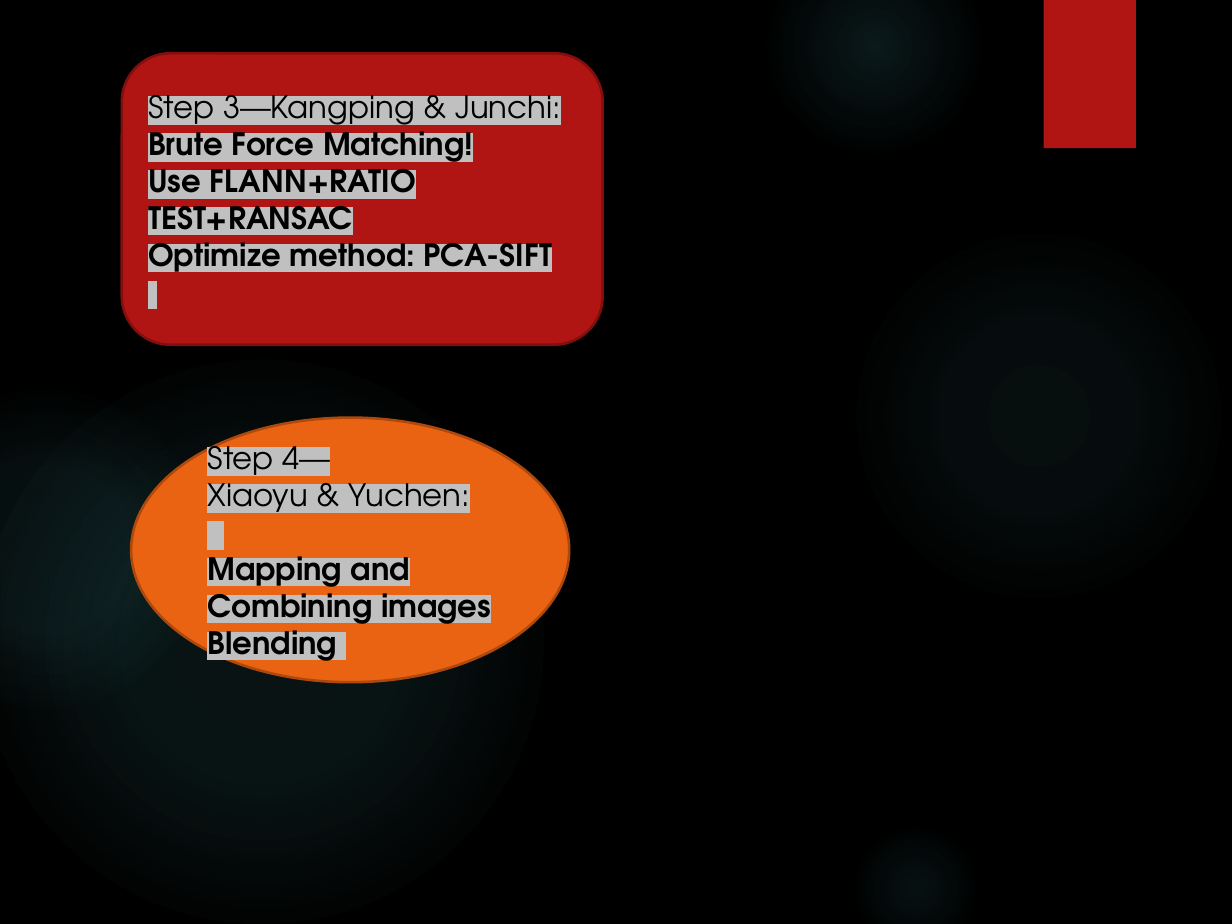
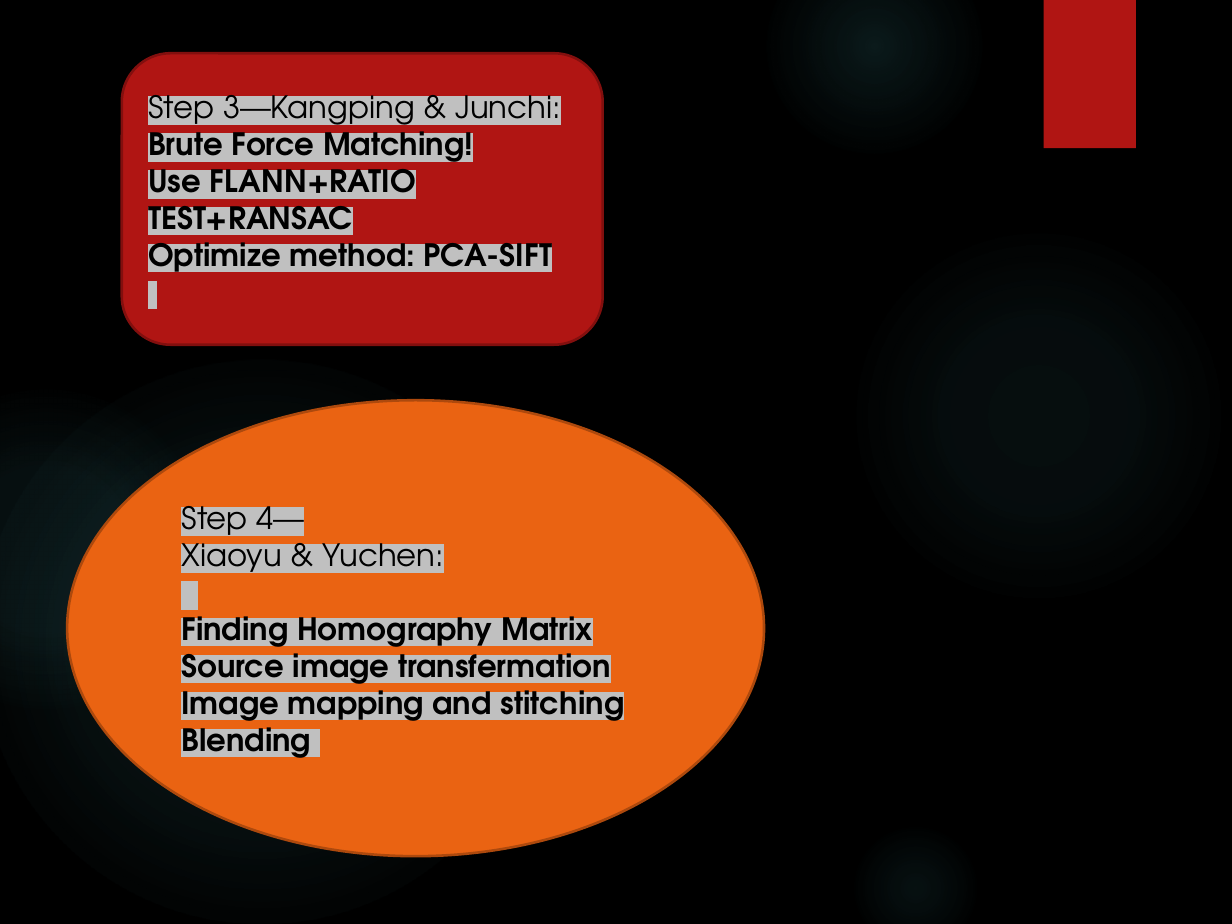
Before and after one commit to S7evenLian/CSCI_Proj6_Final, a slide deck: slide 4 of team_procameramen (1).pptx. Drawn at 1232x924 pixels with LibreOffice and Linux fonts; fonts in the diff are those of the drawing; background and template pictures are left out. Boxes give left, top, right and bottom in pixels: in the first picture for what was removed or moved away, otherwise in the second. Text is boxed around its words. In the diff, an @@ line names an element or a change of style, - is before the commit and + after.

Commit message:
update

```diff
--- a/team_procameramen (1).pptx
+++ b/team_procameramen (1).pptx
@@ ellipse "Step 4—": place and size @@
-ellipse "Step 4—" at box(131, 418, 569, 683)
+ellipse "Step 4—" at box(68, 400, 765, 856)
@@ text in ellipse at box(181, 607, 624, 728): text changed @@
-Mapping and Combining images
+Finding Homography Matrix
+Source image transfermation
+Image mapping and stitching
```
